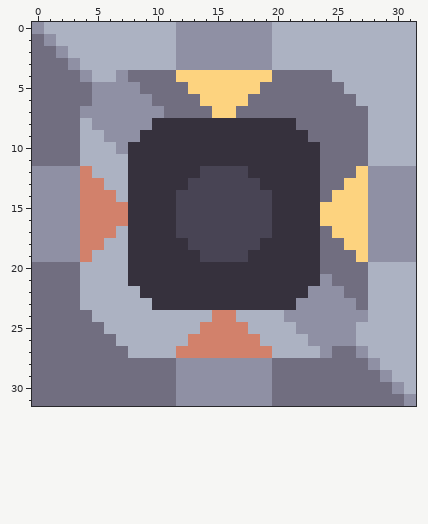
File history of a pixel-art sprite, sprites-override/blocks/distribution/underflow-gate.png. The picture above was drawn from the file before the commit.
The file is 32x32 pixels. Colours within 5 levels of each other are drawn and written as one.
New version:
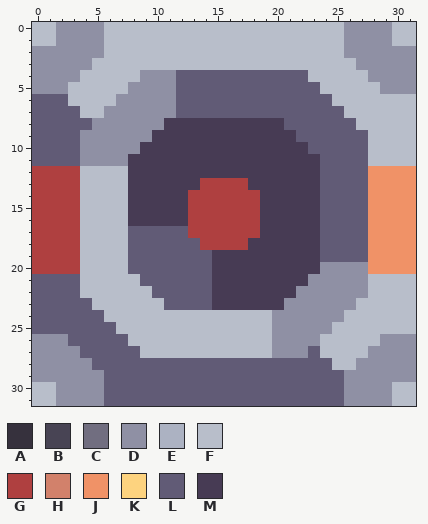
Palette (. is transparent): A #36313d  B #484454  C #716e80  D #8f90a4  E #acb2c2  F #b8beca  G #af4040  H #d2816b  J #f09267  K #fdd37f  L #615b76  M #473b54
What changed:
Changed rows in their new state; - is an unchanged pixel.
first column x 0:
 0 FFDDDDFFFFFFFFFFFFFFFFFFFFDDDDFF
 1 FFDDDDFFFFFFFFFFFFFFFFFFFFDDDDFF
 2 DD-DDDFFFFFFFFFFFFFFFFFFFFDDDDDD
 3 DDD-DFFFFFFFFFFFFFFFFFFFFFFDDDDD
 4 DDDDFFFFFDDDLLLLLLLLLLLFFFFFDDDD
 5 DDDFFFFF-DDDLLLLLLLLLLLLFFFFFDDD
 6 LLLFFFF---DDLLLLLLLLLLLLLFFFFFFF
 7 LLLLFF-----DLLLLLLLLLLLLLLFFFFFF
 8 LLLLL-----DMMMMMMMMMMLLLLLLFFFFF
 9 LLLLDD---DMMMMMMMMMMMMLLLLLLFFFF
10 LLLLDDD-DMMMMMMMMMMMMMMLLLLLFFFF
11 LLLLDDDDMMMMMMMMMMMMMMMMLLLLFFFF
12 GGGGFFFFMMMMMMMMMMMMMMMMLLLLJJJJ
13 GGGGFFFFMMMMMMGGGGMMMMMMLLLLJJJJ
14 GGGGFFFFMMMMMGGGGGGMMMMMLLLLJJJJ
15 GGGGFFFFMMMMMGGGGGGMMMMMLLLLJJJJ
16 GGGGFFFFMMMMMGGGGGGMMMMMLLLLJJJJ
17 GGGGFFFFLLLLLGGGGGGMMMMMLLLLJJJJ
18 GGGGFFFFLLLLLLGGGGMMMMMMLLLLJJJJ
19 GGGGFFFFLLLLLLLMMMMMMMMMLLLLJJJJ
20 GGGGFFFFLLLLLLLMMMMMMMMMDDDDJJJJ
21 LLLLFFFFFLLLLLLMMMMMMMMD-DDDFFFF
22 LLLLFFFFFFLLLLLMMMMMMMD---DDFFFF
23 LLLLLFFFFFFLLLLMMMMMMD-----FFFFF
24 LLLLLLFFFFFFFFFFFFFFD-----FFFFFF
25 LLLLLLLFFFFFFFFFFFFFDD---FFFFFFF
26 DDDLLLLLFFFFFFFFFFFFDDD-FFFFFDDD
27 DDDDLLLLLFFFFFFFFFFFDDDLFFFFDDDD
28 DDDDDLLLLLLLLLLLLLLLLLLLLFFD-DDD
29 DDDDDDLLLLLLLLLLLLLLLLLLLLDDD-DD
30 FFDDDDLLLLLLLLLLLLLLLLLLLLDDDDFF
31 FFDDDDLLLLLLLLLLLLLLLLLLLLDDDDFF
